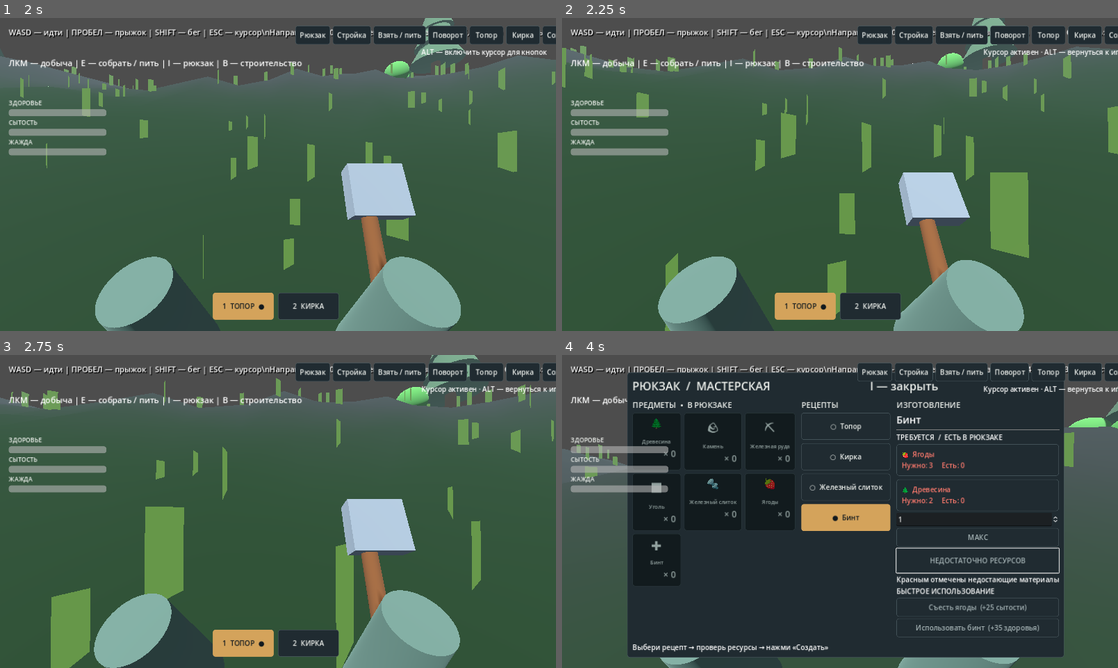
Above: before the commit, frames 1-4 (two rows, left to right).
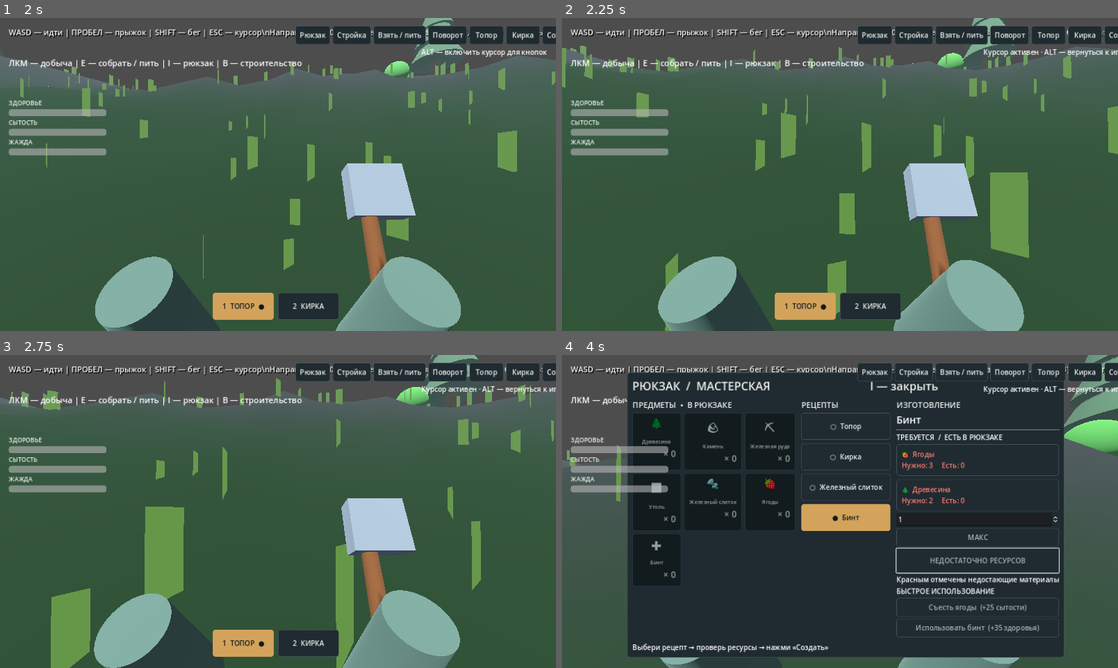
Above: after the commit, the same moments.

Repository: noval000/survival
Game: Godot game, scene res://scenes/Main.tscn
The game is run twice, just before and just after one commit, with the same random seed, the same clock (stepped at 60 frames per second) and the same inputs.
Inputs (mouse positions are in pixels of both pictures, inside the frame that each line leads up to):
- Up to frame 1 (2 s): tap Enter at 0.5 s; move the mouse to (305, 174) at 0.52 s; hold Shift (sprint) 0.53-1.28 s; hold W (move_forward) from 0.53 s (still down); click (305, 174) at 0.67 s; tap Space (jump) at 0.77, 1.52 s; move the mouse to (250, 174) at 1.27 s; tap E at 1.35 s; click (250, 174) at 1.42 s
- Up to frame 2 (2.25 s): keep holding W (move_forward); move the mouse to (851, 168) at 2.02 s; tap Alt at 2.1 s; click (851, 168) at 2.17 s
- Up to frame 3 (2.75 s): keep holding W (move_forward)
- Up to frame 4 (4 s): move the mouse to (834, 517) at 2.77 s; tap I at 2.85 s; click (834, 517) at 2.92 s; tap Space (jump) at 3.02, 3.77 s; move the mouse to (1006, 558) at 3.52 s; release W (move_forward) at 3.53 s; hold A (move_left) from 3.53 s (still down); tap B at 3.6 s; click (1006, 558) at 3.67 s

Frame 1 is identical in both runs. In frame 2, 1.3% of the frame differs, in the area x 60-75%, y 46-84%; in frame 3, less than 0.1%; in frame 4, 2.1%, in the area x 0-100%, y 0-99%.

Commit message:
Fix building reload, restore owned tools and prevent duplicate tool crafting

Diff:
--- a/godot/scripts/Player.gd
+++ b/godot/scripts/Player.gd
@@ -165,7 +165,7 @@
                 setup_tool()
                 sync_inventory()
     elif event is InputEventMouseButton and event.pressed and Input.mouse_mode != Input.MOUSE_MODE_CAPTURED and not inventory_ui.is_open():
-        Input.mouse_mode = Input.MOUSE_MODE_CAPTURED
+        pass
     elif event is InputEventMouseMotion and Input.mouse_mode == Input.MOUSE_MODE_CAPTURED:
         var mouse_delta: Vector2 = (event as InputEventMouseMotion).relative.limit_length(45.0)
         rotate_y(-mouse_delta.x * mouse_sensitivity)
@@ -411,6 +411,9 @@
         costs = {"wood": 5, "stone": 10}
     else:
         return
+    if recipe in ["axe", "pickaxe"] and (quantity != 1 or bool(owned_tools.get(recipe, false))):
+        show_message("Инструмент уже есть в рюкзаке")
+        return
     for material in costs:
         if int(resources.get(material, 0)) < int(costs[material]) * quantity:
             show_message("Не хватает ресурсов")
@@ -469,6 +472,10 @@
     var saved_resources: Dictionary = data.get("resources", {})
     for key in resources:
         resources[key] = maxi(0, int(saved_resources.get(key, 0)))
+    owned_tools = {"axe": true, "pickaxe": true}
+    var saved_tools: Dictionary = data.get("tools", {})
+    for kind in ["axe", "pickaxe"]:
+        owned_tools[kind] = bool(saved_tools.get(kind, true))
     equipped_tool = str(data.get("equipped_tool", "axe"))
     if equipped_tool not in ["axe", "pickaxe"]:
         equipped_tool = "axe"
@@ -478,10 +485,6 @@
     dead = false
     survival_ui.set_dead(false)
     survival_ui.update_stats(health, hunger, thirst)
-    for child in building.get_children():
-        if child is StaticBody3D and child.name.begins_with("Built_"):
-            child.queue_free()
-    building.placed.clear()
     var structures: Array = data.get("structures", [])
     building.restore_structures(structures)
     setup_tool()
